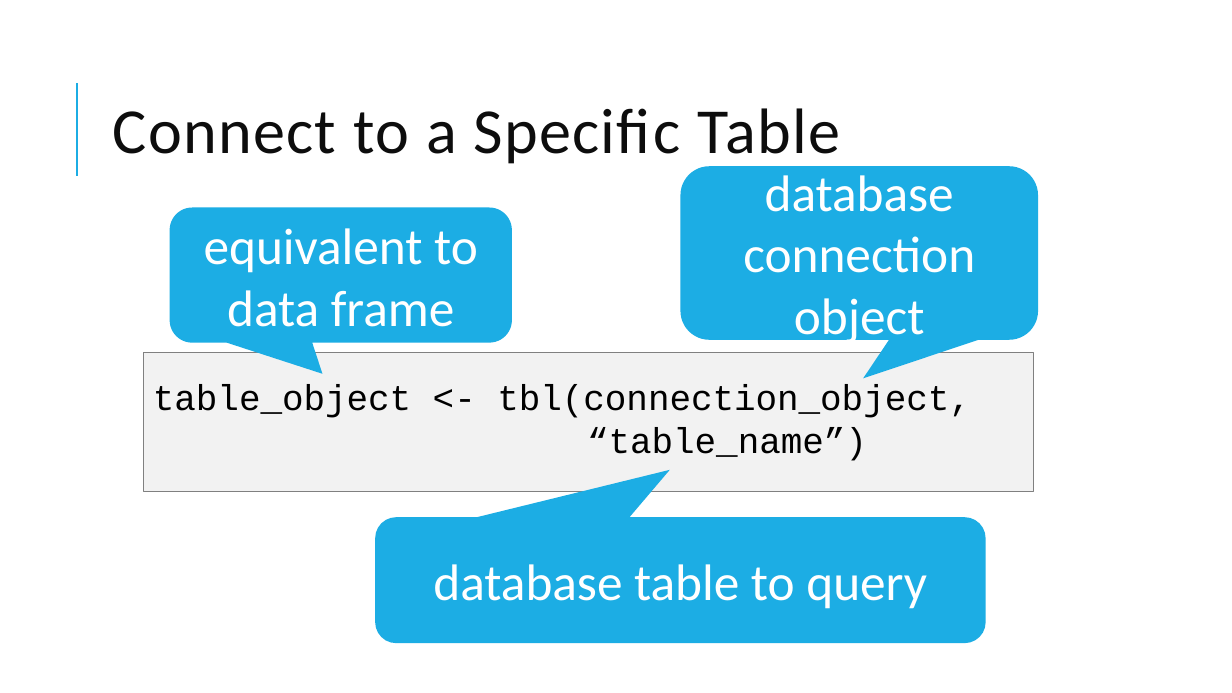
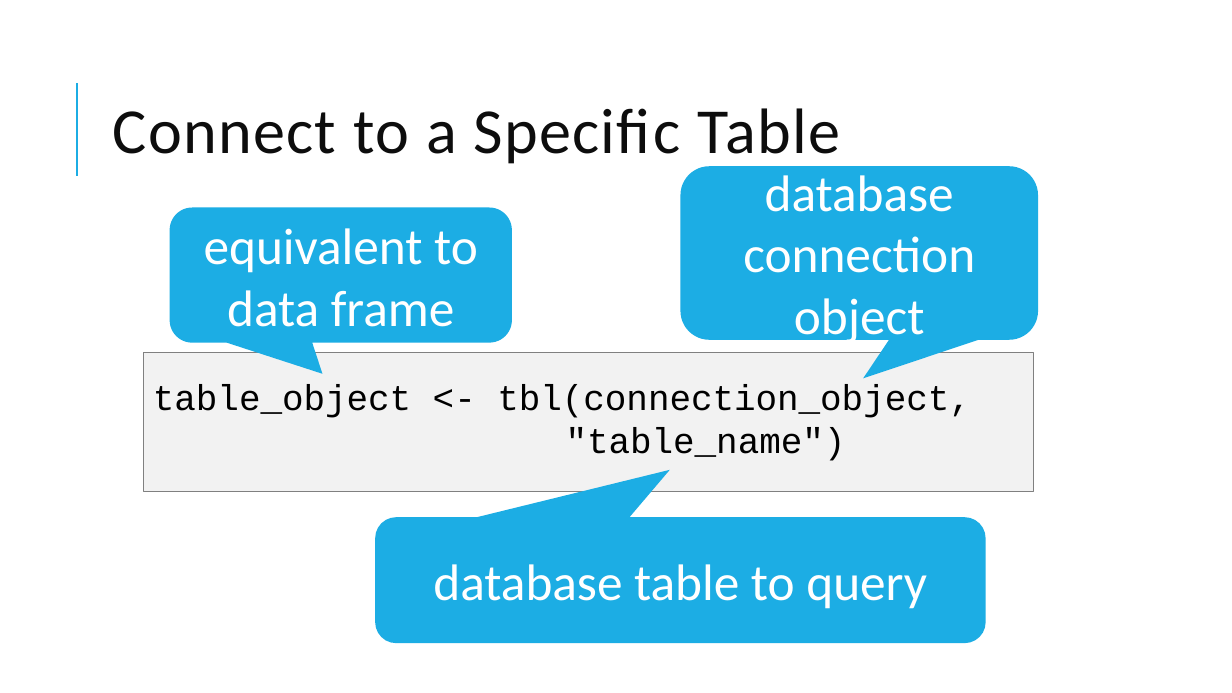
Before and after one commit to amromeo/api_r_int_db_24, a slide deck: slide 17 of presentations/02 - Databases with R.pptx. Drawn at 1232x693 pixels with LibreOffice and Linux fonts; fonts in the diff are those of the drawing. Boxes give left, top, right and bottom in pixels: in the first picture for what was removed or moved away, otherwise in the second. Text is boxed around its words. In the diff, an @@ line names an element or a change of style, - is before the commit and + after.

```diff
--- a/presentations/02 - Databases with R.pptx
+++ b/presentations/02 - Databases with R.pptx
@@ text at (x1=566, y1=427, x2=846, y2=461): text changed @@
-“table_name”)
+"table_name")
```
Also in this commit, not shown: 8 other slides changed.
